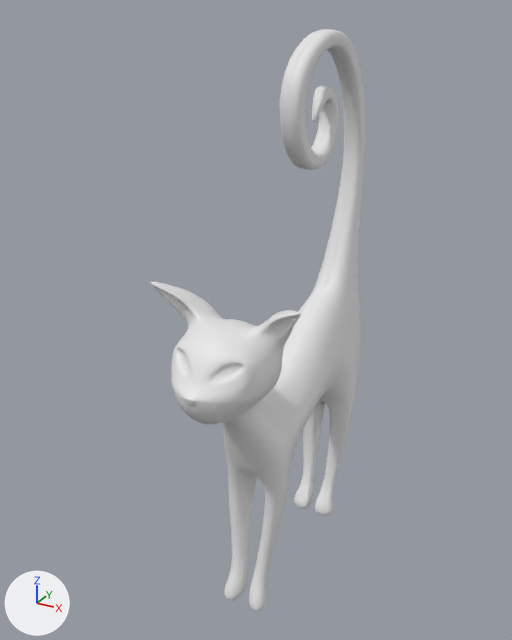
The Blender file cat.blend: old version first, new version second.
One viewpoint serves both versions: a 50 mm lens placed at (0.761, -1.643, 1.544), pointed at (-0.075, -0.123, 0.784). The axes (+X, +Y, +Z) are drawn at lower left. The lights are the same throughout.
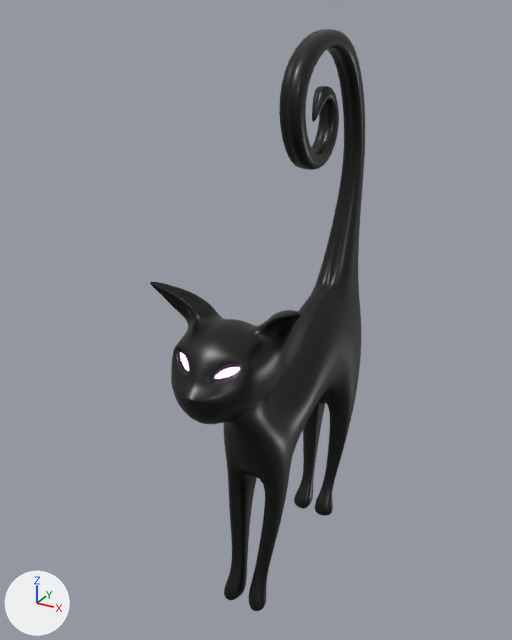
Where the change shows, as pixel boxes (x1, y1, x2, y2) in the pictures (512 x 640 px):
part 1 of me_plane, built on
    before: (176, 348, 244, 384)
    after: (175, 348, 244, 384)
part 2 of me_plane, recoloured (grey to black)
    both: (150, 29, 365, 611)
part 3 of me_plane, recoloured
    both: (180, 352, 240, 379)

The edits, one by one:
Material 'black skin' (mat_black_skin) is new.
Its base color is (0.0, 0.0, 0.0) (black #000000).
Its roughness is 0.36.
Material 'luminous ' (mat_luminous) is new.
Its base color is (0.99, 0.496, 1.0) (pink #febbff).
Its strength is 3.0.
me_plane is used by ob_plane; location (0.0, 0.0, 0.0).
me_plane had 479 vertices, 493 faces and spanned x -0.2..0.2, y -0.56..0.37, z 0.01..1.52.
me_plane now has 491 vertices, 505 faces and spans x -0.2..0.2, y -0.56..0.37, z 0.01..1.52.
Part 1, on me_plane:
12 faces are deleted.
12 vertices are added at x -0.08..0.08, y -0.51..-0.47, z 0.81..0.85.
24 new faces join them, mat_black_skin (black #000000).
me_plane part 2: 475 faces spanning x -0.2..0.2, y -0.56..0.37, z 0.01..1.52 switch from no material to mat_black_skin (black #000000).
me_plane part 3: 6 faces spanning x -0.08..0.08, y -0.51..-0.47, z 0.81..0.84 switch from no material to mat_luminous (pink #febbff).
